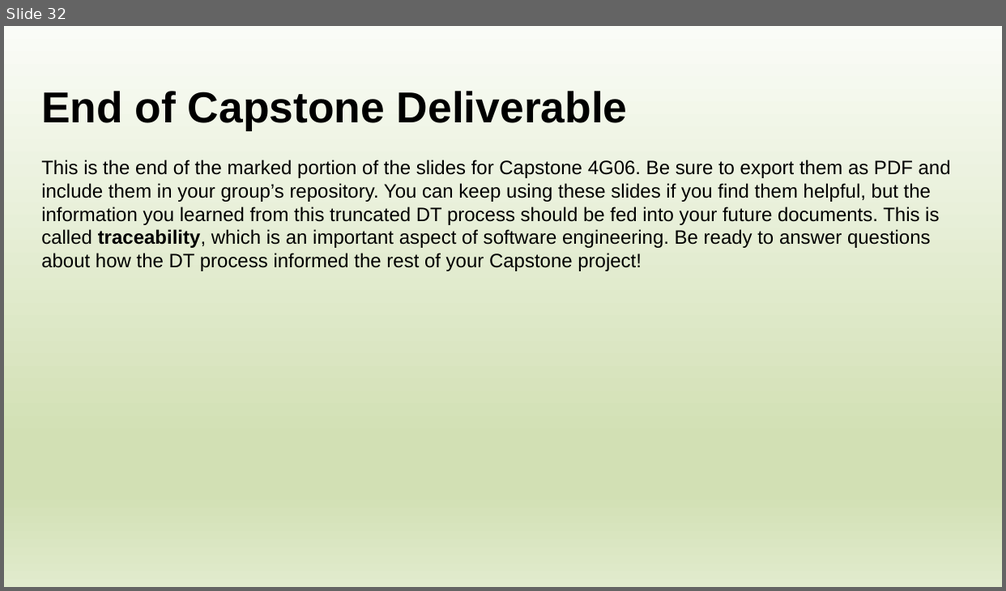
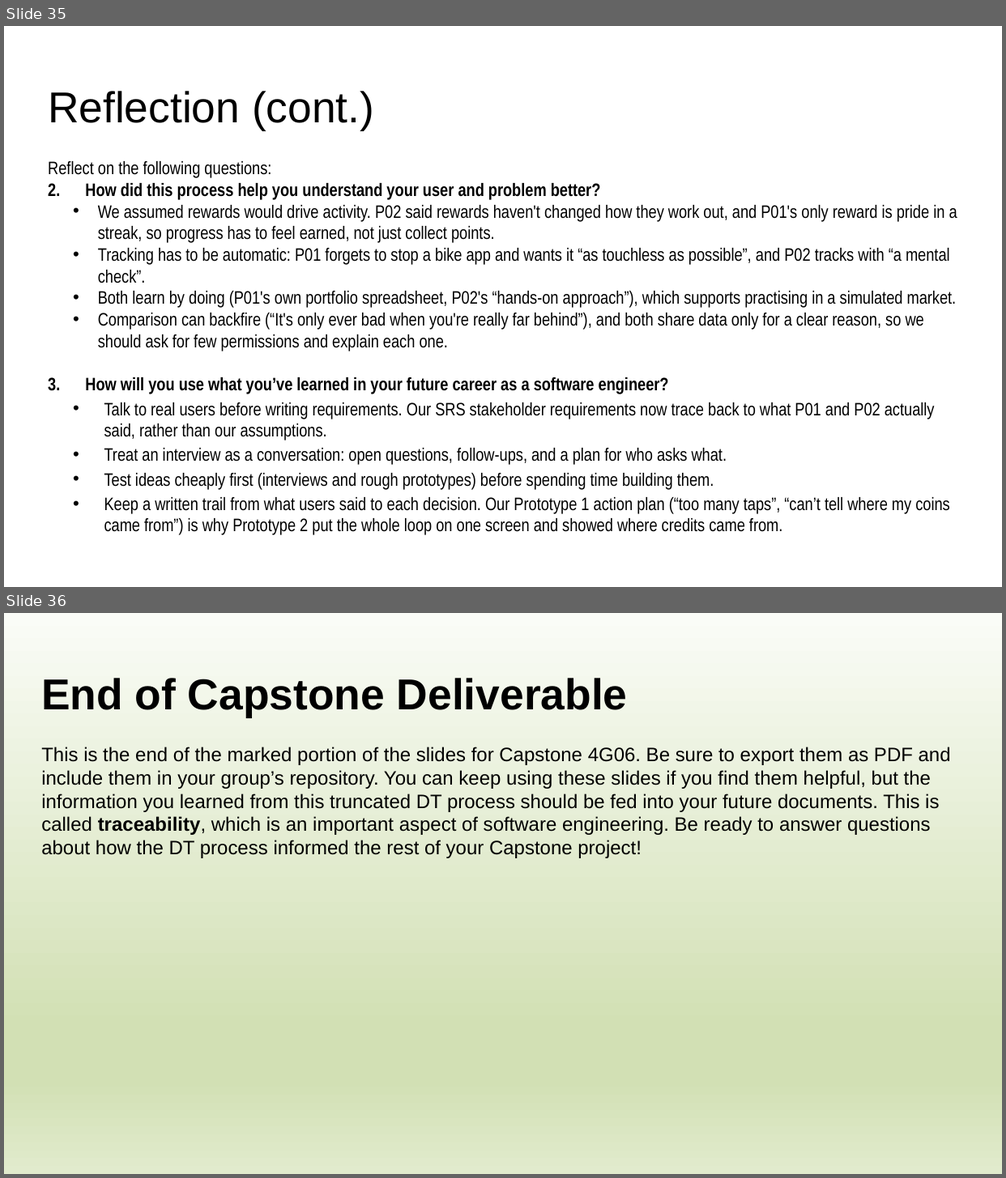
Before and after one commit to davislenover/BurnNEarn, a slide deck: docs/CDs/DesignThinking/DesignThinkingWorksheet.pptx. Shown one above the other, each under a label of ours: slide 32 before the commit, slides 35 and 36 after it. The pictures are 1006x591 and 1006x1178 pixels, drawn with LibreOffice and Linux fonts; fonts in the diff are those of the drawing. Boxes give left, top, right and bottom in pixels: in the first picture for what was removed or moved away, otherwise in the second. Text is boxed around its words. In the diff, an @@ line names an element or a change of style, - is before the commit and + after.

Commit message:
Finish the Design Thinking reflection and add the PDF (#278)

```diff
--- a/docs/CDs/DesignThinking/DesignThinkingWorksheet.pptx
+++ b/docs/CDs/DesignThinking/DesignThinkingWorksheet.pptx
@@ slide 35 added at bbox=[4, 26, 1002, 587], background #FFFFFF @@
@@ text added at bbox=[48, 91, 374, 130], 31.2 pt, text #000000 @@
+Reflection (cont.)
@@ text added at bbox=[48, 161, 957, 535], 13 pt, text #000000 @@
+Reflect on the following questions:
+2. How did this process help you understand your user and problem better?
+  • We assumed rewards would drive activity. P02 said rewards haven't changed how they work out, and P01's only reward is pride in a streak, so progress has to feel earned, not just collect points.
+  • Tracking has to be automatic: P01 forgets to stop a bike app and wants it “as touchless as possible”, and P02 tracks with “a mental check”.
+  • Both learn by doing (P01's own portfolio spreadsheet, P02's “hands-on approach”), which supports practising in a simulated market.
+  • Comparison can backfire (“It's only ever bad when you're really far behind”), and both share data only for a clear reason, so we should ask for few permissions and explain each one.
+  3. How will you use what you’ve learned in your future career as a software engineer?
+• Talk to real users before writing requirements. Our SRS stakeholder requirements now trace back to what P01 and P02 actually said, rather than our assumptions.
+• Treat an interview as a conversation: open questions, follow-ups, and a plan for who asks what.
+• Test ideas cheaply first (interviews and rough prototypes) before spending time building them.
+• Keep a written trail from what users said to each decision. Our Prototype 1 action plan (“too many taps”, “can’t tell where my coins came from”) is why Prototype 2 put the whole loop on one screen and showed where credits came from.
@@ what was slide 32 is now slide 36 @@
```
Also in this commit, not shown: 61 slides changed, 12 other slides added, 9 slides removed, 1 other file.
